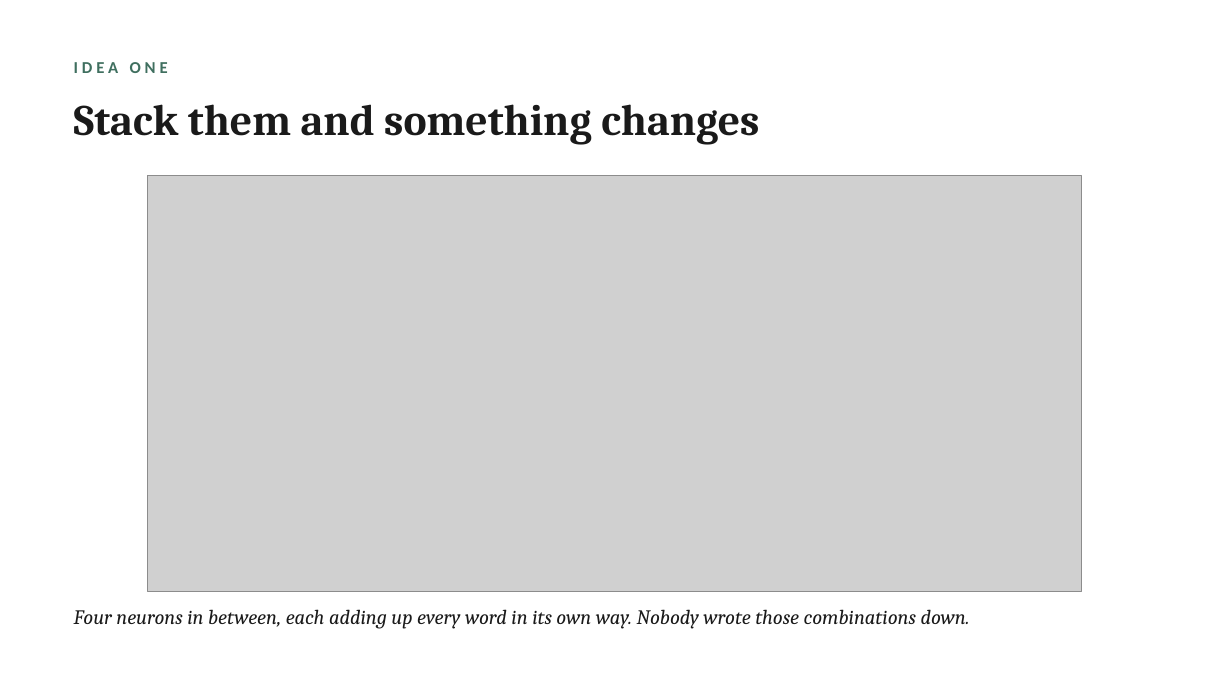
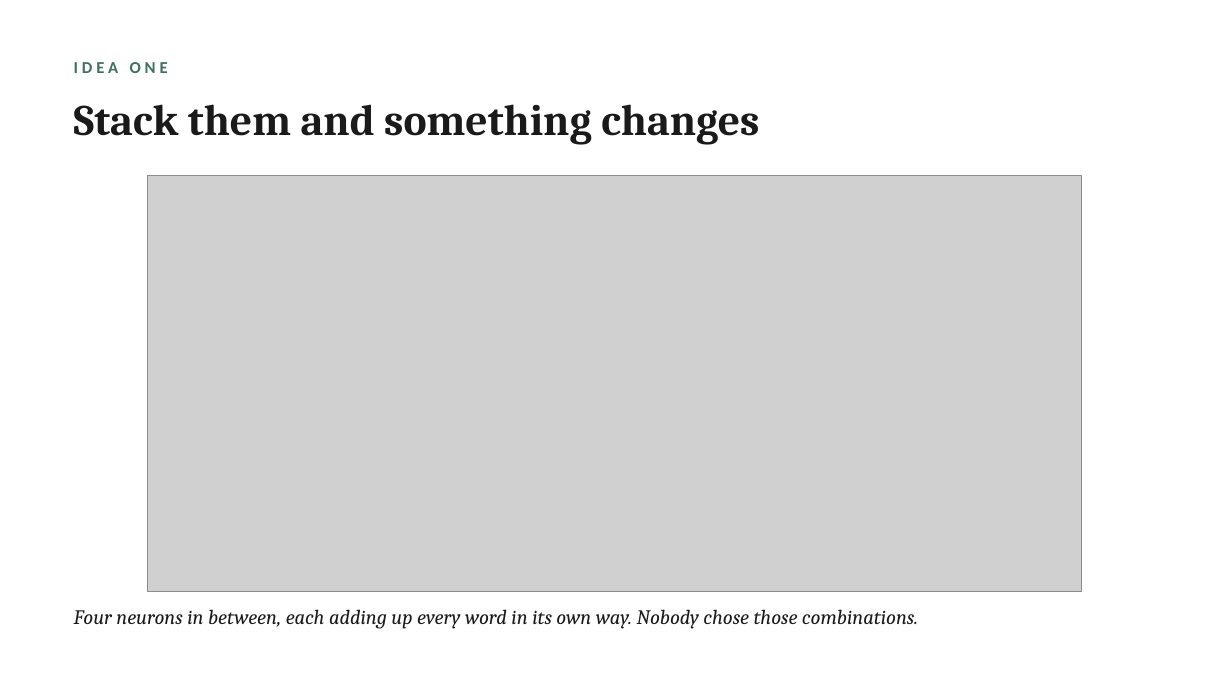
Before and after one commit to lucianli123/culture-as-data-2026, a slide deck: slide 8 of slides/week-04-lecture-draft.pptx. Drawn at 1232x693 pixels with LibreOffice and Linux fonts; fonts in the diff are those of the drawing; grey boxes stand for pictures. Boxes give left, top, right and bottom in pixels: in the first picture for what was removed or moved away, otherwise in the second. Text is boxed around its words. In the diff, an @@ line names an element or a change of style, - is before the commit and + after.

```diff
--- a/slides/week-04-lecture-draft.pptx
+++ b/slides/week-04-lecture-draft.pptx
@@ text at (x1=74, y1=609, x2=918, y2=629): text changed @@
-Four neurons in between, each adding up every word in its own way. Nobody wrote those combinations down.
+Four neurons in between, each adding up every word in its own way. Nobody chose those combinations.
```
Also in this commit, not shown: 7 other slides changed, 2 other files.
